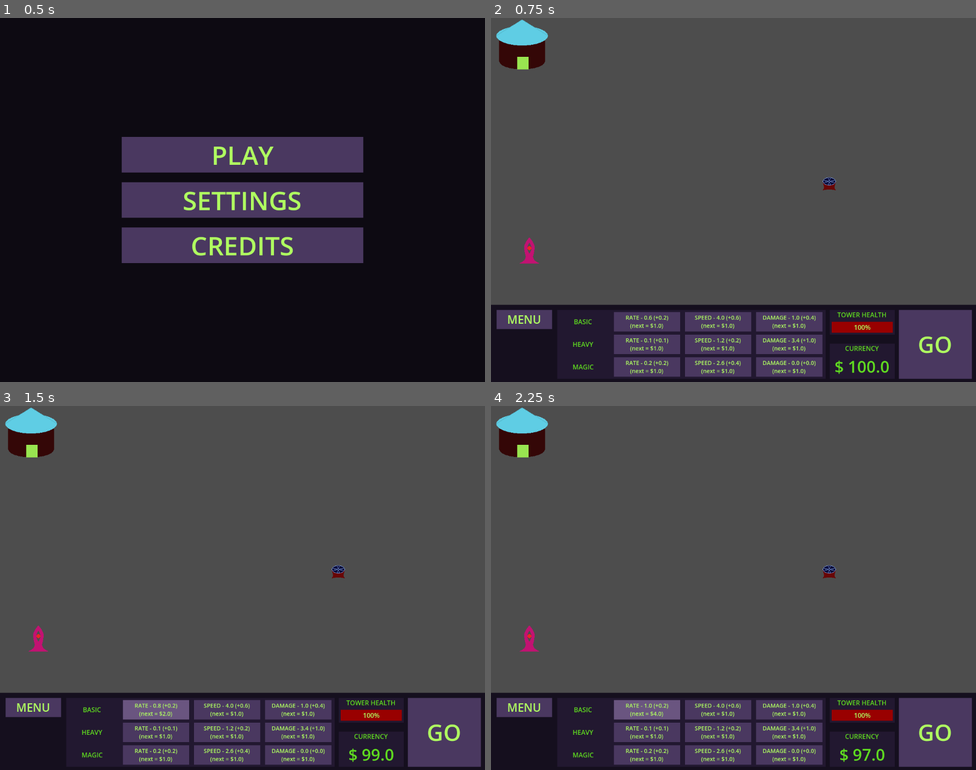
Above: before the commit, frames 1-4 (two rows, left to right).
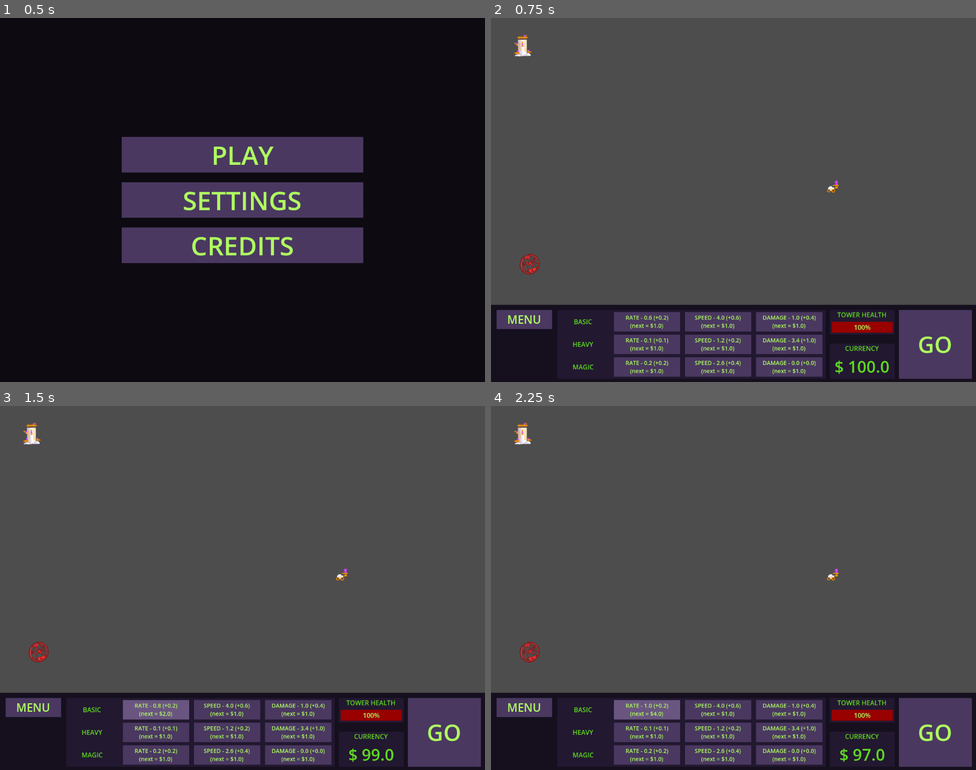
Above: after the commit, the same moments.

Repository: Wake1st/anti-tower
Game: Godot game, scene res://scenes/main.tscn
Two runs of this game, one before a commit and one after it. Both use one fixed random seed, a clock stepped at 60 frames per second and the inputs below.
Inputs:
- Up to frame 1 (0.5 s): no input
- Up to frame 2 (0.75 s): click "PLAY" at 0.5 s
- Up to frame 3 (1.5 s): click "RATE - 0.6 (+0.2) (next = $1.…" at 1.25 s
- Up to frame 4 (2.25 s): click "RATE - 0.8 (+0.2) (next = $2.…" at 2 s

Frame 1 is identical in both runs. In frame 2, 1.4% of the frame differs, in the area x 1-72%, y 0-71%; in frame 3, 1.4%; in frame 4, 1.4%.

Commit message:
updated assets

Diff:
--- a/systems/projectile.tscn
+++ b/systems/projectile.tscn
@@ -1,10 +1,10 @@
 [gd_scene format=3 uid="uid://dyjrpaxqhc7bq"]
 
 [ext_resource type="Script" uid="uid://dyxujbe7go60l" path="res://systems/projectile.gd" id="1_aodpt"]
-[ext_resource type="Texture2D" uid="uid://cxxfbecc24of1" path="res://assets/sprites/bubble.png" id="1_kslvo"]
+[ext_resource type="Texture2D" uid="uid://doix0ounxsybc" path="res://assets/sprites/PROJECTILE .png" id="2_aodpt"]
 
 [sub_resource type="CircleShape2D" id="CircleShape2D_q8uxy"]
-radius = 8.062258
+radius = 14.0
 
 [node name="Projectile" type="CharacterBody2D" unique_id=1164211590]
 collision_layer = 4
@@ -15,5 +15,5 @@
 shape = SubResource("CircleShape2D_q8uxy")
 
 [node name="Sprite2D" type="Sprite2D" parent="." unique_id=380266088]
-texture_filter = 1
-texture = ExtResource("1_kslvo")
+texture = ExtResource("2_aodpt")
+flip_h = true
--- a/systems/spawner.tscn
+++ b/systems/spawner.tscn
@@ -1,12 +1,10 @@
 [gd_scene format=3 uid="uid://c4xsgw5uaw6lq"]
 
-[ext_resource type="Texture2D" uid="uid://b8oxg8bi14edu" path="res://assets/sprites/harvester.png" id="1_bu5ra"]
 [ext_resource type="Script" uid="uid://dgosjoj7p0kb6" path="res://systems/spawner.gd" id="1_im8li"]
+[ext_resource type="Texture2D" uid="uid://6roqmpw23jc0" path="res://assets/sprites/SPAWNING PORTAL _GOBLIN.png" id="2_im8li"]
 
 [node name="Spawner" type="Node2D" unique_id=1976013547]
 script = ExtResource("1_im8li")
 
 [node name="Sprite2D" type="Sprite2D" parent="." unique_id=153048389]
-texture_filter = 1
-position = Vector2(0, -34)
-texture = ExtResource("1_bu5ra")
+texture = ExtResource("2_im8li")
--- a/systems/tower.tscn
+++ b/systems/tower.tscn
@@ -1,12 +1,11 @@
 [gd_scene format=3 uid="uid://catj20am8qj6w"]
 
-[ext_resource type="Texture2D" uid="uid://c3p8hb5lgifjl" path="res://assets/sprites/auto factory.png" id="1_bsu8m"]
 [ext_resource type="Script" uid="uid://c0dg3kymw2r0l" path="res://systems/tower.gd" id="1_vtpp7"]
+[ext_resource type="Texture2D" uid="uid://u5g3m0pkrfam" path="res://assets/sprites/TOWER.png" id="2_vtpp7"]
 
 [node name="Tower" type="Node2D" unique_id=699395279]
 script = ExtResource("1_vtpp7")
 
 [node name="Sprite2D" type="Sprite2D" parent="." unique_id=1289968194]
-texture_filter = 1
 position = Vector2(0, -35)
-texture = ExtResource("1_bsu8m")
+texture = ExtResource("2_vtpp7")
--- a/systems/turret.tscn
+++ b/systems/turret.tscn
@@ -1,7 +1,7 @@
 [gd_scene format=3 uid="uid://dejixxsy8uecn"]
 
 [ext_resource type="Script" uid="uid://f3hy53uyvlmu" path="res://systems/turret.gd" id="1_pgawy"]
-[ext_resource type="Texture2D" uid="uid://cernp1yh6t7d1" path="res://assets/sprites/bubble spawner.png" id="1_vtcmu"]
+[ext_resource type="Texture2D" uid="uid://18g54w6sr0sw" path="res://assets/sprites/TURRET_BODY.png" id="2_pgawy"]
 
 [sub_resource type="CircleShape2D" id="CircleShape2D_q8uxy"]
 radius = 200.0
@@ -10,9 +10,8 @@
 script = ExtResource("1_pgawy")
 
 [node name="Sprite2D" type="Sprite2D" parent="." unique_id=208160446]
-texture_filter = 1
 position = Vector2(0, 6)
-texture = ExtResource("1_vtcmu")
+texture = ExtResource("2_pgawy")
 
 [node name="Area2D" type="Area2D" parent="." unique_id=572764461]
 collision_layer = 8
--- a/systems/unit.tscn
+++ b/systems/unit.tscn
@@ -1,11 +1,11 @@
 [gd_scene format=3 uid="uid://5exn17g76420"]
 
-[ext_resource type="Texture2D" uid="uid://yuegoys7go4n" path="res://assets/sprites/footman.png" id="1_ooawy"]
 [ext_resource type="Script" uid="uid://bko2vkp3piab4" path="res://systems/unit.gd" id="1_tbnru"]
+[ext_resource type="Texture2D" uid="uid://bfrmgwk2mdwgy" path="res://assets/sprites/MONSTER _GOBLIN.png" id="2_tbnru"]
 
 [sub_resource type="CapsuleShape2D" id="CapsuleShape2D_fknq4"]
-radius = 12.0
-height = 26.0
+radius = 18.0
+height = 46.0
 
 [node name="Unit" type="PathFollow2D" unique_id=832900579]
 loop = false
@@ -13,10 +13,9 @@
 speed = 7.0
 
 [node name="Sprite2D" type="Sprite2D" parent="." unique_id=72296144]
-texture_filter = 1
-position = Vector2(0, -15)
-scale = Vector2(2, 2)
-texture = ExtResource("1_ooawy")
+position = Vector2(3, -15)
+texture = ExtResource("2_tbnru")
+flip_h = true
 
 [node name="Area2D" type="Area2D" parent="." unique_id=1278146321]
 collision_layer = 2
--- a/ui/gameplay/build_panel_ui.gd
+++ b/ui/gameplay/build_panel_ui.gd
@@ -19,6 +19,7 @@
 	_update()
 
 	tower_health.value = 1.0
+	btn_start.text = "GO"
 
 
 func tower_damaged(amount: float) -> void:
Binary file added: assets/sprites/MONSTER _BRUTE.png
Not shown, added: assets/sprites/MONSTER _BRUTE.png.import
Binary file added: assets/sprites/MONSTER _GOBLIN.png
Not shown, added: assets/sprites/MONSTER _GOBLIN.png.import
Binary file added: assets/sprites/MONSTER _MAGIC.png
Not shown, added: assets/sprites/MONSTER _MAGIC.png.import
Binary file added: assets/sprites/PROJECTILE .png
Not shown, added: assets/sprites/PROJECTILE .png.import
Binary file added: assets/sprites/SPAWNING PORTAL _BRUTE.png
Not shown, added: assets/sprites/SPAWNING PORTAL _BRUTE.png.import
Binary file added: assets/sprites/SPAWNING PORTAL _GOBLIN.png
Not shown, added: assets/sprites/SPAWNING PORTAL _GOBLIN.png.import
(and 8 more such lines)
